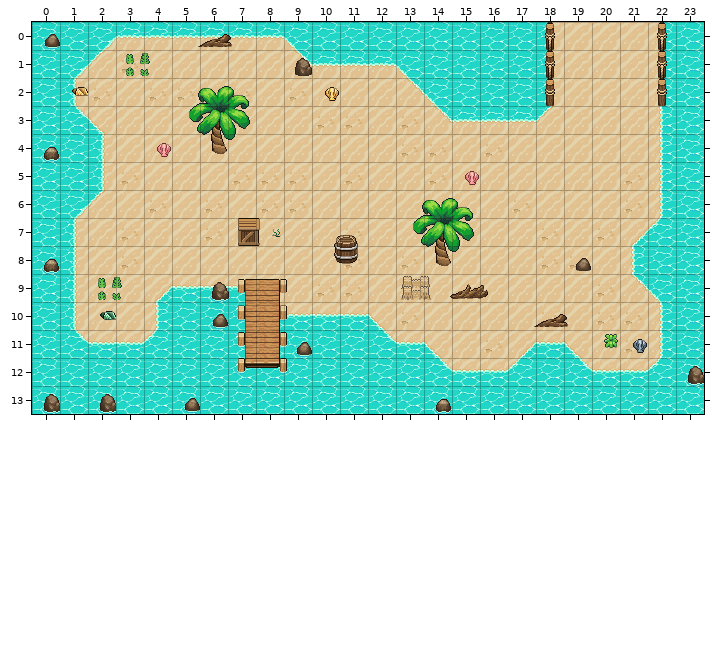
A Tiled map (JSON) gets an edit: conference.tmj. This is how it looked before the edit.
Cells are 32x32 px. Shown: x 0..23, y 0..13.
Now the later version:
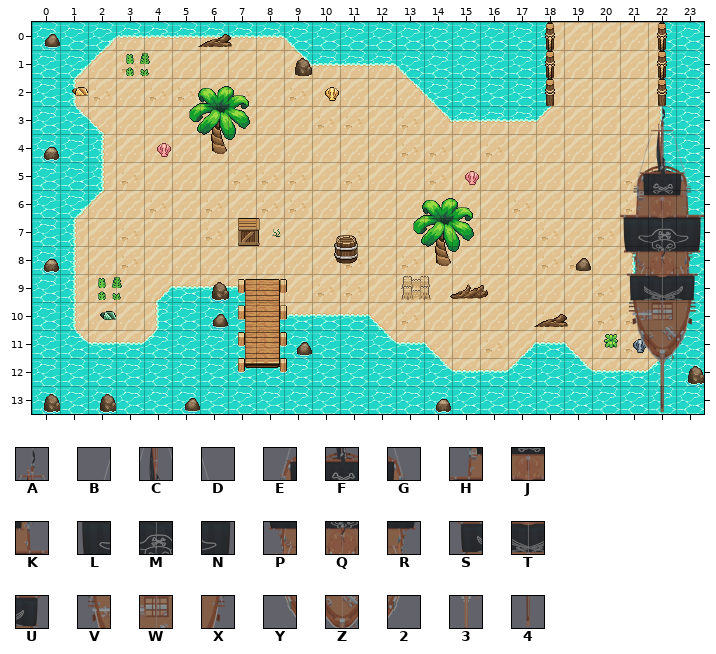
Key: from "Chunk 1": A 46, B 50, C 51, D 52, E 53, F 54, G 55, H 56, J 57, K 58, L 61, M 62, N 63, P 66, Q 67, R 68, S 72, T 73, U 74, V 78, W 79, X 80, Y 84, Z 85, 2 86, 3 91, 4 94.
_ is an empty cell.
From old to new:
Layer "furniture/furniture3":
Tile 2 is added in row 11 at x 23.
Tile 3 is added in row 12 at x 22.
Tile 4 is added in row 13 at x 22.
Tile A is added in row 3 at x 22.
Tile B is added in row 4 at x 21.
Tile C is added in row 4 at x 22.
Tile D is added in row 4 at x 23.
Tile E is added in row 5 at x 21.
Tile F is added in row 5 at x 22.
Tile G is added in row 5 at x 23.
Tile H is added in row 6 at x 21.
Tile J is added in row 6 at x 22.
Tile K is added in row 6 at x 23.
Tile L is added in row 7 at x 21.
Tile M is added in row 7 at x 22.
Tile N is added in row 7 at x 23.
Tile P is added in row 8 at x 21.
Tile Q is added in row 8 at x 22.
Tile R is added in row 8 at x 23.
Tile S is added in row 9 at x 21.
Tile T is added in row 9 at x 22.
Tile U is added in row 9 at x 23.
Tile V is added in row 10 at x 21.
Tile W is added in row 10 at x 22.
Tile X is added in row 10 at x 23.
Tile Y is added in row 11 at x 21.
Tile Z is added in row 11 at x 22.
Pixel boxes of the changes (left, top, right, bottom) in both pictures:
added: (620, 106, 704, 413)
